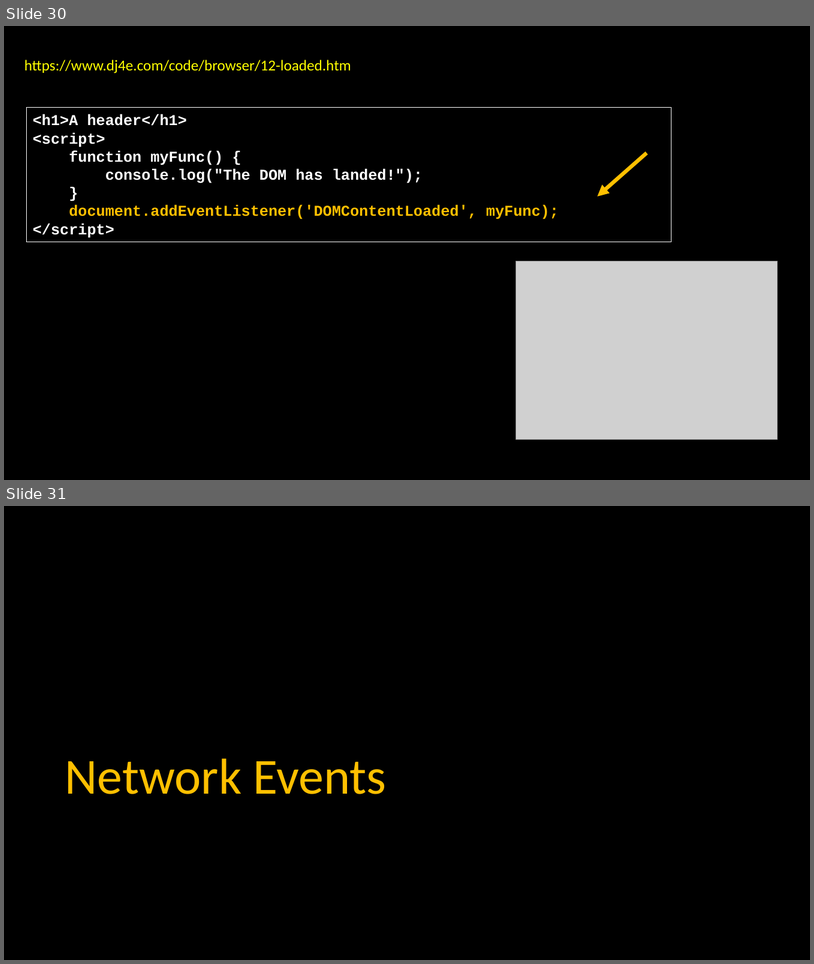
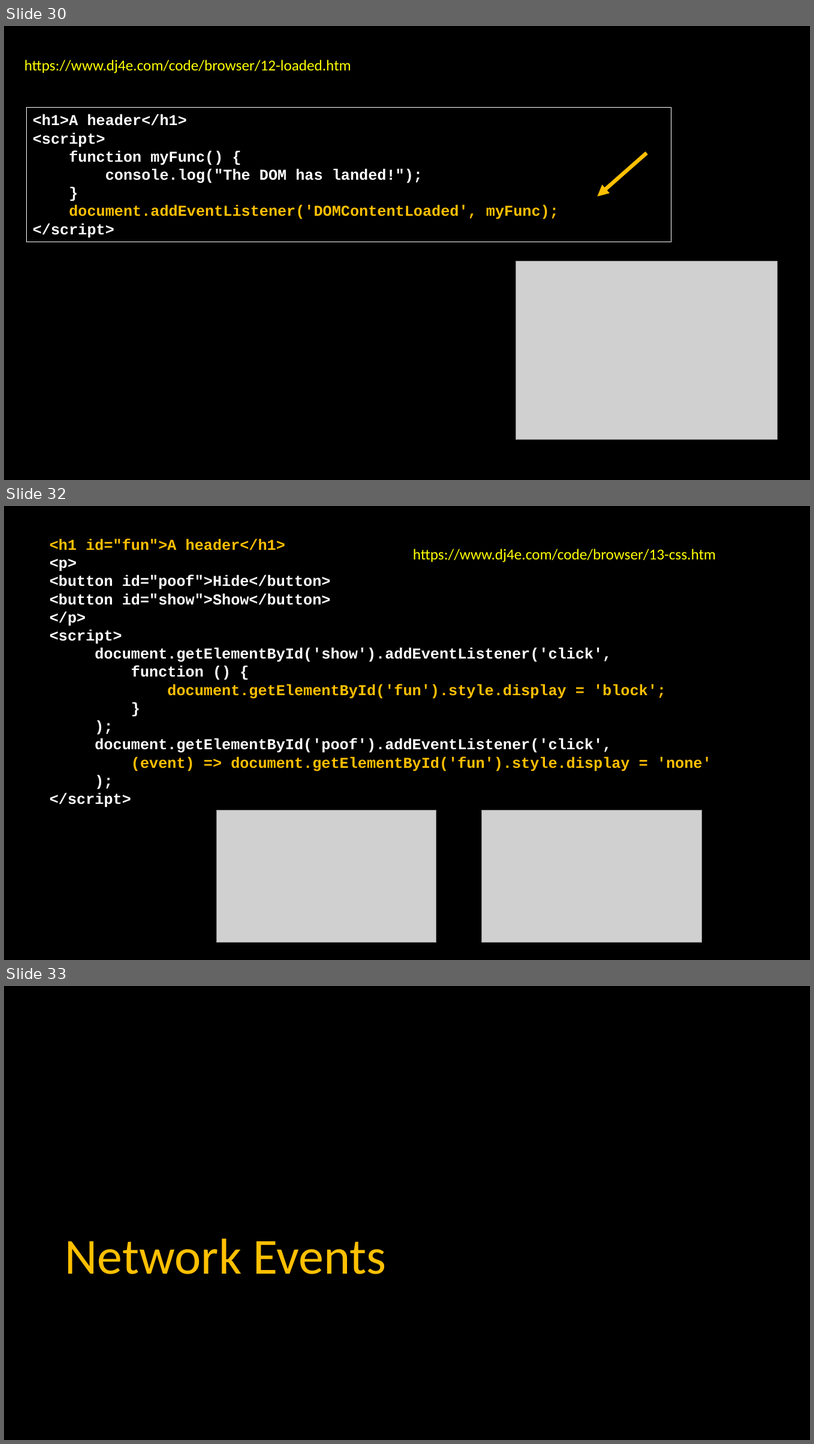
Before and after one commit to csev/dj4e, a slide deck: lectures/JS-03-Browser.pptx. Shown one above the other, each under a label of ours: slides 30 and 31 before the commit, slides 30, 32 and 33 after it; the slides between them are not shown. The pictures are 814x964 and 814x1444 pixels, drawn with LibreOffice and Linux fonts; fonts in the diff are those of the drawing; grey boxes stand for pictures. Boxes give left, top, right and bottom in pixels: in the first picture for what was removed or moved away, otherwise in the second. Text is boxed around its words. In the diff, an @@ line names an element or a change of style, - is before the commit and + after.

```diff
--- a/lectures/JS-03-Browser.pptx
+++ b/lectures/JS-03-Browser.pptx
@@ slide 32 added at bbox=[4, 506, 810, 960], background #000000 @@
@@ text added at bbox=[50, 538, 712, 807], 18 pt, text #FFFFFF, bold @@
+<h1 id="fun">A header</h1>
+<p>
+<button id="poof">Hide</button>
+<button id="show">Show</button>
+</p>
+<script>
+document.getElementById('show').addEventListener('click',
+function () {
+document.getElementById('fun').style.display = 'block';
+}
+);
+document.getElementById('poof').addEventListener('click',
+(event) => document.getElementById('fun').style.display = 'none'
+);
+</script>
@@ text added at bbox=[413, 549, 716, 562], 18 pt, text #FFFF00 @@
+https://www.dj4e.com/code/browser/13-css.htm
@@ picture added at bbox=[216, 810, 437, 942] @@
@@ picture added at bbox=[482, 810, 702, 942] @@
@@ what was slide 31 is now slide 33 @@
```
Also in this commit, not shown: 3 slides changed, 2 other slides added, 6 other files.
